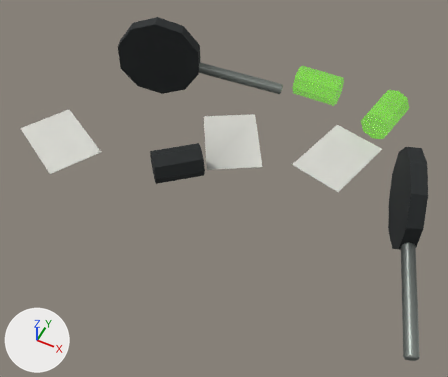
Renders of the glTF model assets/models/dressing/lab_floor_wreck.glb from each side of a commit.
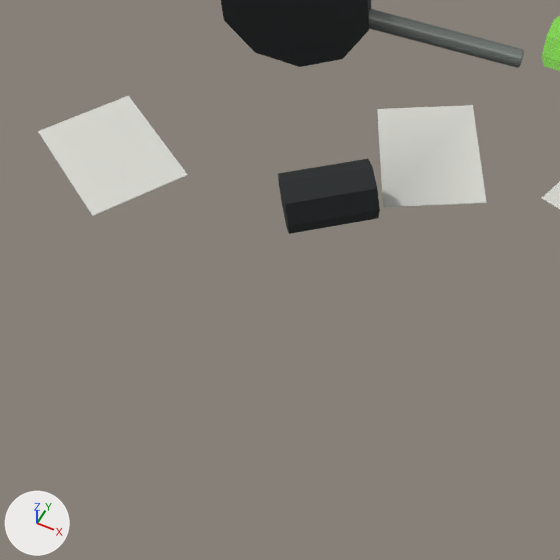
Each version appears first whole from a 50 mm camera at (0.705, -1.505, 1.691) aimed at (0.037, -0.169, 0.02), and next in a close-up on the part from 0% to 67% of the width and 15% to 95% of the height. Lighting does not change. The marker at lower left points along +X, +Y and +Z. The last two pictures show the newer version. Vertices at exactly the same position are counted once.

Script lines for the objects in view, before the commit:
```python
me_cylinder = bpy.data.meshes.new('Cylinder')
me_cylinder.from_pydata(...)  # 488 vertices, 936 faces; spans x -0.84..0.84, y -0.54..0.54, z 0.0..0.34
# faces by material slot: [100, 744, 56, 36]
me_cylinder.materials.append(mat_dark)
me_cylinder.materials.append(mat_steel)
me_cylinder.materials.append(mat_fluid)
me_cylinder.materials.append(mat_paper)
ob_labfloorwreck = bpy.data.objects.new('LabFloorWreck', me_cylinder)
ob_labfloorwreck.location = (0.0, 0.0, 0.0)
```
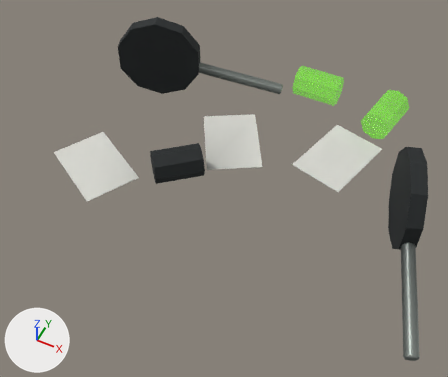
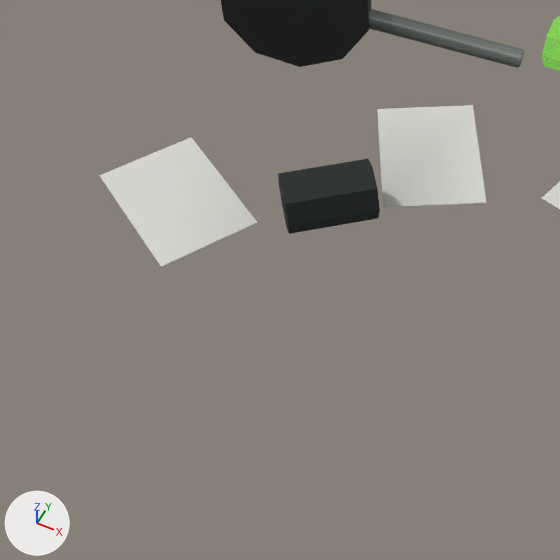
The newer file is also turned or shifted as a whole; pictures and numbers use the older file's frame.

What differs and where, as boxes (x1, y1, x2, y2) in the close-ups (560 x 560 px; the box of a moved part takes in the faces that stretch with it):
'LabFloorWreck', reshaped
    before: (38, 0, 560, 234)
    after: (99, 0, 560, 267)
part 1 of me_cylinder, moved or reshaped
    before: (38, 96, 188, 216)
    after: (99, 137, 257, 267)

What changed in the scene script:
```text
Change me_cylinder:
    used by ob_labfloorwreck; location = (0.0, 0.0, 0.0)
    remove me_cylinder.from_pydata(...)  # 488 vertices, 936 faces; spans x -0.84..0.84, y -0.54..0.54, z 0.0..0.34
    add me_cylinder.from_pydata(...)  # 488 vertices, 936 faces; spans x -0.64..0.84, y -0.54..0.54, z 0.0..0.34
    me_cylinder part 1: the loose piece of 8 vertices spanning x -0.84..-0.47, y -0.38..-0.05, z 0.0..0.01 is moved by (0.2, -0.05, 0.0)
```
